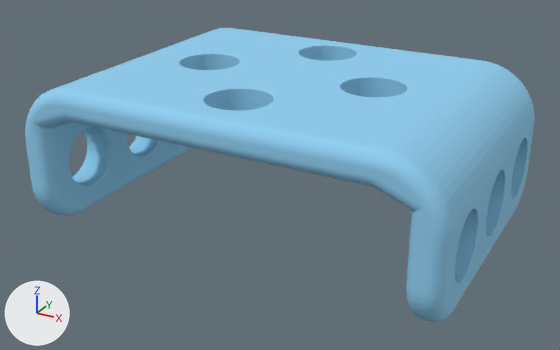
Before and after pictures for a commit that changed the COLLADA model meshes/short_U.dae.
Camera for both pictures: a camera (50 mm lens) standing at (0.023, -0.0429, 0.0682) and looking at (0.0, -0.0009, 0.0472). Arrows for +X, +Y and +Z are at lower left; the lights stay in place. Vertices at the same position are counted once.

Objects in the first picture: '5eb856c99167d915bdb4b0c3'.
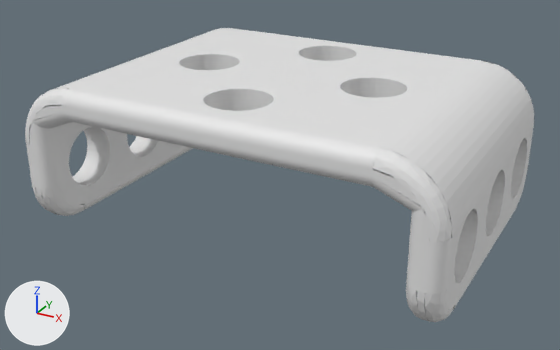
The newer file is also turned or shifted as a whole; pictures and numbers use the older file's frame.

Boxes [x1, y1, x2, y2] around the edits, measured in the pictures (560 x 350 px; the box of a moved part takes in the faces that stretch with it):
'5eb856c99167d915bdb4b0c3', reshaped
    before: [25, 28, 535, 322]
    after: [25, 28, 534, 322]
part 1 of me_5eb856c99167d915bdb4b0c3, moved or reshaped
    before: [25, 28, 535, 322]
    after: [25, 28, 534, 322]
part 2 of me_5eb856c99167d915bdb4b0c3, built on
    before: [204, 54, 391, 147]
    after: [80, 28, 407, 171]
part 3 of me_5eb856c99167d915bdb4b0c3, recoloured (blue to white)
    both: [26, 28, 534, 294]

What changed in the scene script:
```text
Change me_5eb856c99167d915bdb4b0c3:
    used by ob_5eb856c99167d915bdb4b0c3; location = (0.0, 0.0, 0.0)
    remove me_5eb856c99167d915bdb4b0c3.from_pydata(...)  # 2948 vertices, 5932 faces; spans x -0.0142..0.0142, y -0.01..0.01, z 0.044..0.054
    add me_5eb856c99167d915bdb4b0c3.from_pydata(...)  # 2537 vertices, 2966 faces; spans x -0.0142..0.0142, y -0.01..0.01, z 0.044..0.054
    me_5eb856c99167d915bdb4b0c3 part 1: 10 vertices moved from x -0.0133..0.0141, y -0.0096..0.01, z 0.05..0.0538 to x -0.0133..0.0141, y -0.0098..0.01, z 0.05..0.0538; 1648 vertices removed from x -0.0142..0.0142, y -0.01..0.01, z 0.044..0.0539; 1029 vertices added at x -0.0142..0.0142, y -0.01..0.01, z 0.044..0.054
    me_5eb856c99167d915bdb4b0c3 part 2: 13 vertices moved within x -0.0074..0.0075, y -0.008..0.004, z 0.0519..0.054; 208 vertices added at x -0.008..0.008, y -0.0081..0.008, z 0.0519..0.054
    me_5eb856c99167d915bdb4b0c3 part 3: 973 faces spanning x -0.0141..0.0141, y -0.01..0.01, z 0.044..0.054 switch from mat_id10 (blue #90cff1) to no material
```
